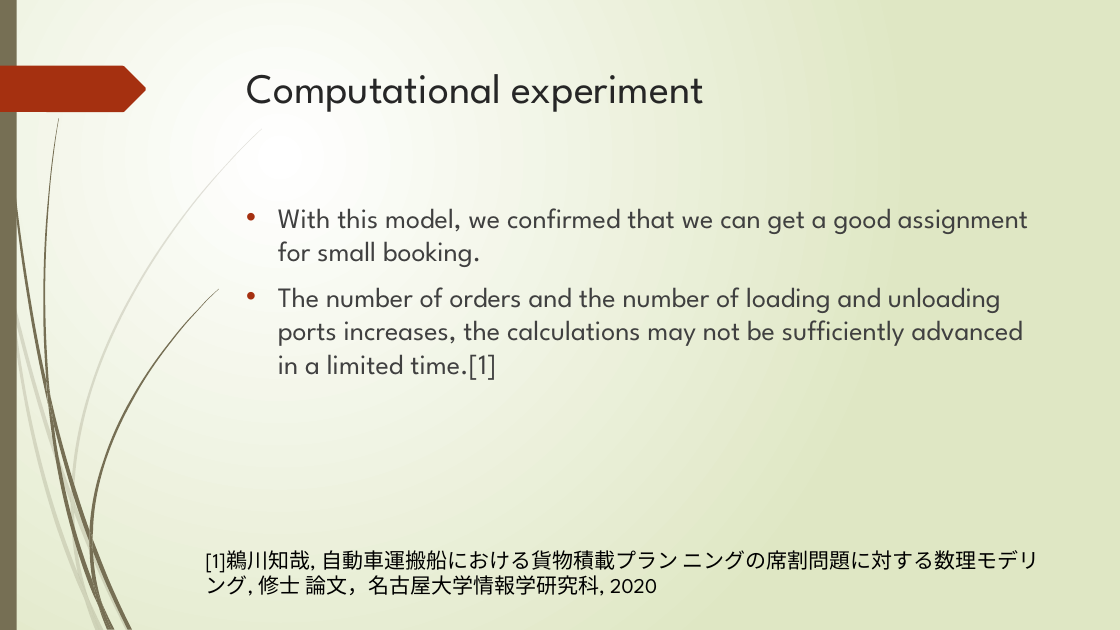
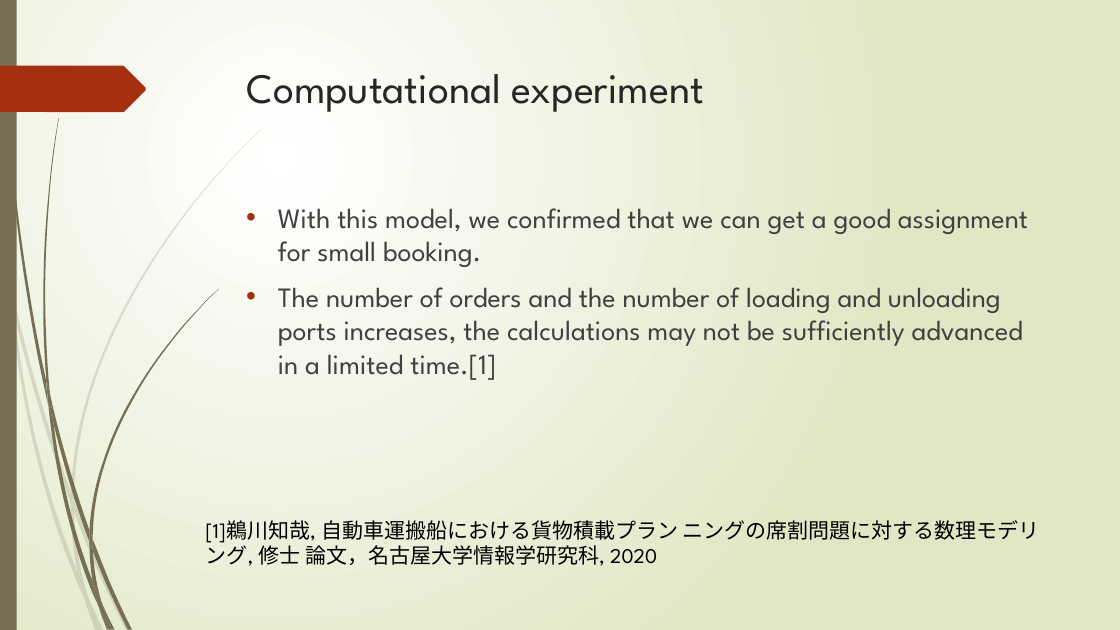
Before and after one commit to r-kurosu/kline_new, a slide deck: slide 20 of 中間報告.pptx. Drawn at 1120x630 pixels with LibreOffice and Linux fonts; fonts in the diff are those of the drawing. Boxes give left, top, right and bottom in pixels: in the first picture for what was removed or moved away, otherwise in the second. Text is boxed around its words. In the diff, an @@ line names an element or a change of style, - is before the commit and + after.

```diff
--- a/中間報告.pptx
+++ b/中間報告.pptx
@@ text "[1]鵜川知哉, 自動車運搬船における貨物積載プラン ニングの席割問題に対する数理モデリング, 修士 論文，名古 ...": place and size @@
-text "[1]鵜川知哉, 自動車運搬船における貨物積載プラン ニングの席割問題に対する数理モデリング, 修士 論文，名古 ..." at (206, 550, 1040, 596)
+text "[1]鵜川知哉, 自動車運搬船における貨物積載プラン ニングの席割問題に対する数理モデリング, 修士 論文，名古 ..." at (206, 520, 1040, 566)
```
Also in this commit, not shown: 8 other slides changed.
